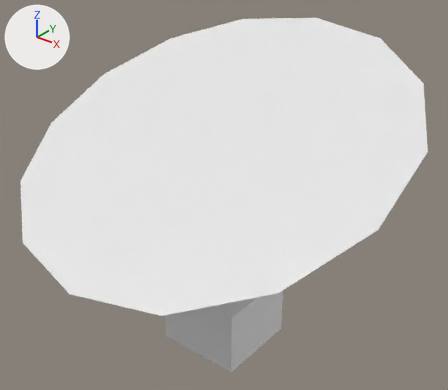
The glTF model models/orbital_rectenna.glb as it was, and as the next commit left it.
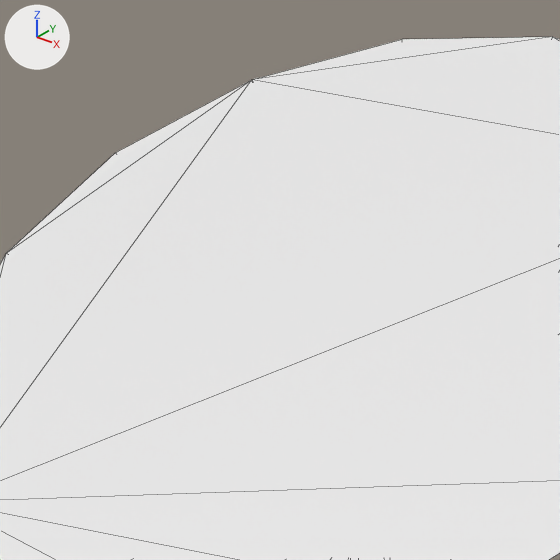
Each version appears first whole from a 50 mm camera at (0.1527, -0.1912, 0.1162) aimed at (0.0026, -0.0035, -0.0001), and next in a close-up on the part from 11% to 71% of the width and 0% to 69% of the height. Lighting does not change. The marker at upper left points along +X, +Y and +Z. The older version's two pictures come first. The close-ups show mesh edges as thin lines. Vertices at exactly the same position are counted once.

Names of what the first close-up shows: 'OrbitalRectenna'.
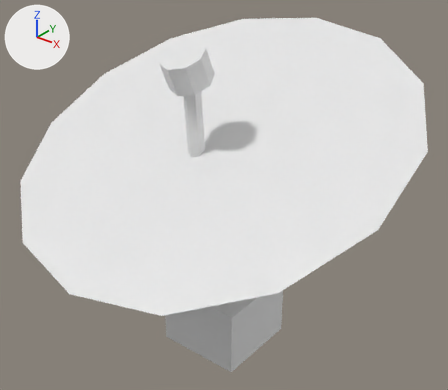
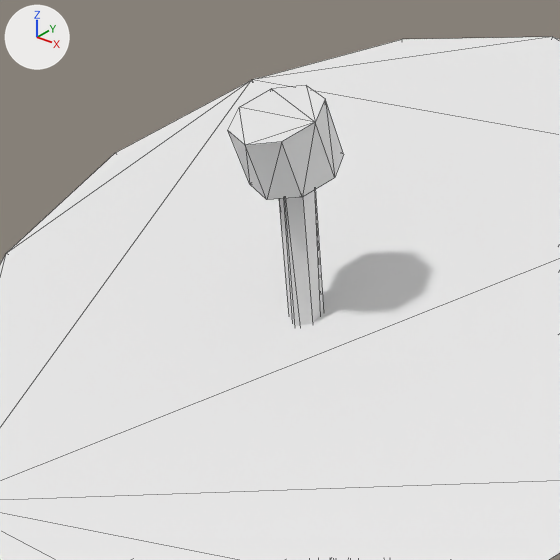
What differs and where, as boxes [x1, y1, x2, y2] in the close-ups (560 x 560 px):
part 1 of me_cone, added
    after: [228, 85, 344, 200]
part 2 of me_cone, added
    after: [279, 190, 324, 326]

What changed in the scene script:
```text
Change me_cone:
    used by ob_orbitalrectenna; location = (0.0, 0.0, 0.0)
    remove me_cone.from_pydata(...)  # 52 vertices, 92 faces; spans x -0.083..0.083, y -0.085..0.069, z -0.077..0.064
    add me_cone.from_pydata(...)  # 80 vertices, 140 faces; spans x -0.083..0.083, y -0.085..0.069, z -0.077..0.067
    me_cone part 1: a new loose piece of 16 vertices spanning x -0.009..0.009, y -0.033..-0.011, z 0.049..0.067
    me_cone part 2
    6 vertices are added at (0.0, -0.017, 0.054), (-0.003, -0.018, 0.054), (-0.003, -0.022, 0.054), (0.0, -0.023, 0.054), (0.003, -0.022, 0.054), (0.003, -0.018, 0.054)
    6 new vertices lie (0.0, 0.008, -0.104) away from vertices in x -0.003..0.003, y -0.023..-0.017, z 0.054
    20 new faces join them
```
